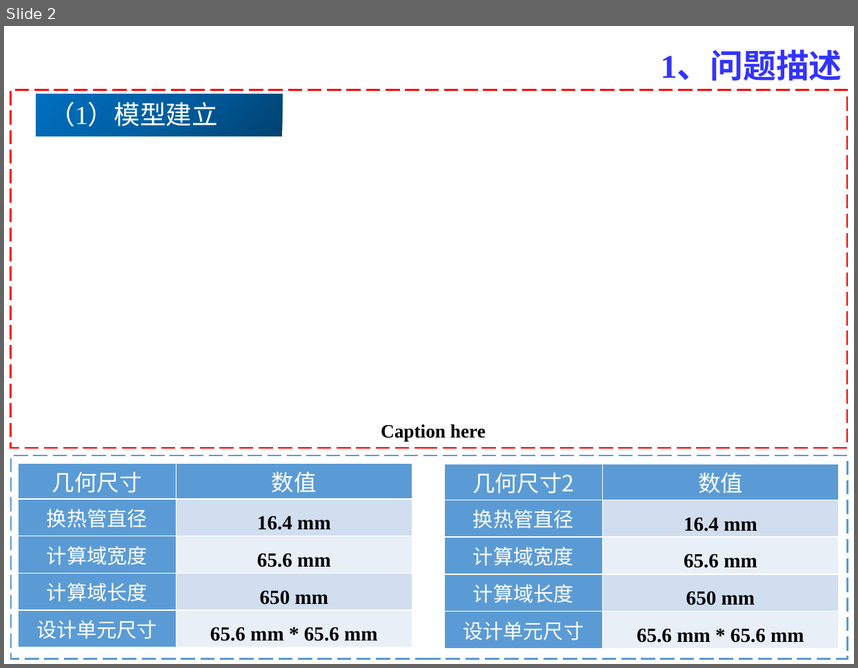
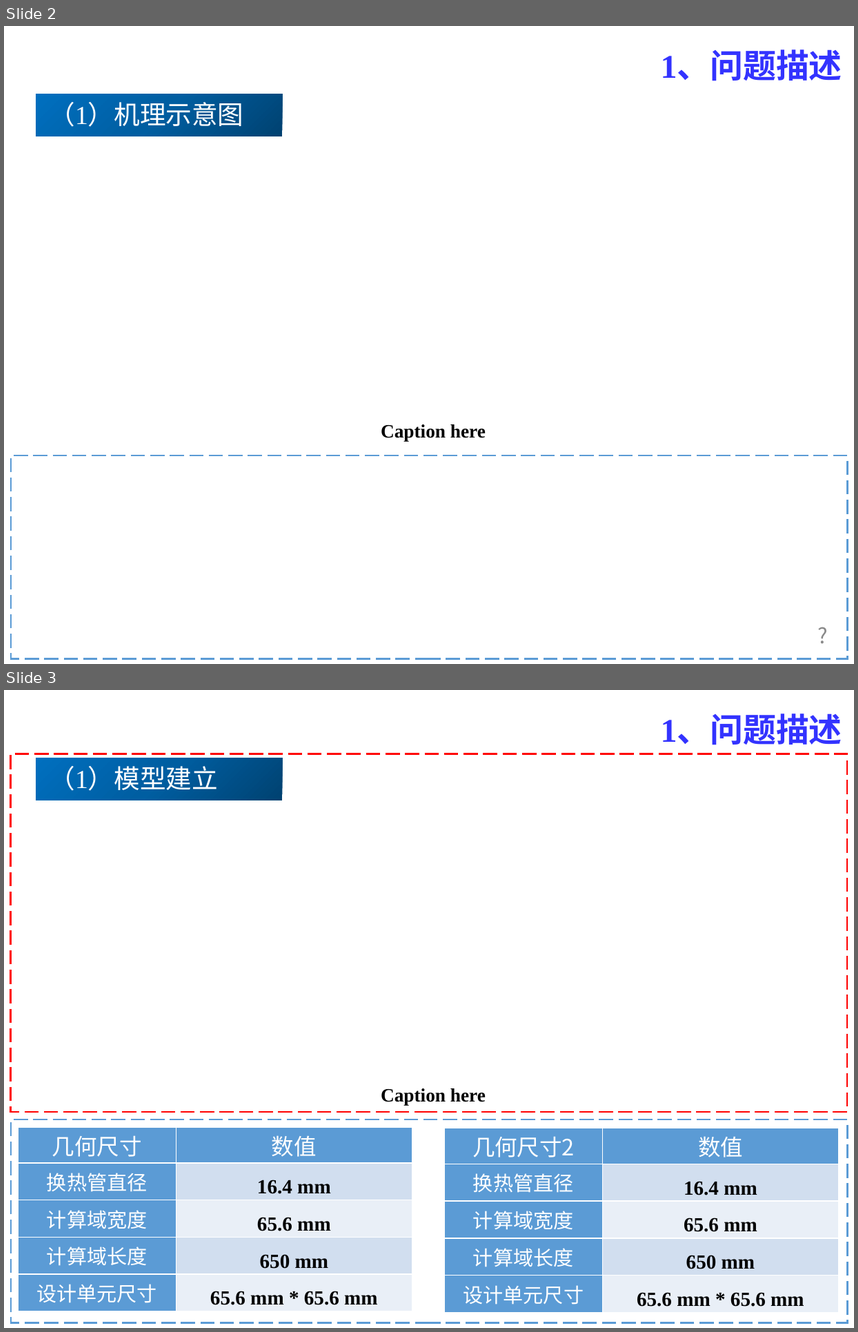
Before and after one commit to PaperStrange/ResearchRecorder, a slide deck: Report notes/GDL_PorosityDistribution.pptx. Shown one above the other, each under a label of ours: slide 2 before the commit, slides 2 and 3 after it. The pictures are 858x668 and 858x1332 pixels, drawn with LibreOffice and Linux fonts; fonts in the diff are those of the drawing. Boxes give left, top, right and bottom in pixels: in the first picture for what was removed or moved away, otherwise in the second. Text is boxed around its words. In the diff, an @@ line names an element or a change of style, - is before the commit and + after.

```diff
--- a/Report notes/GDL_PorosityDistribution.pptx
+++ b/Report notes/GDL_PorosityDistribution.pptx
@@ slide 2 added at box(4, 26, 854, 664), background #FFFFFF @@
@@ text added at box(661, 52, 842, 81), 28 pt, text #3333FF, bold @@
+1、问题描述
@@ rectangle added at box(36, 94, 282, 136), fill gradient #004272 to #005EA2 to #0070C0 @@
@@ text added at box(50, 102, 244, 132), 22 pt, text #FFFFFF @@
+（1）机理示意图
@@ text added at box(381, 424, 486, 441), 16 pt, text #000000, bold @@
+Caption here
@@ rectangle added at box(11, 455, 847, 659), outline #5B9BD5 1.5 pt dashed @@
@@ text added at box(799, 615, 848, 654), 18 pt, text #898989 @@
+?
@@ what was slide 2 is now slide 3 @@
```
Also in this commit, not shown: 1 slide changed.
